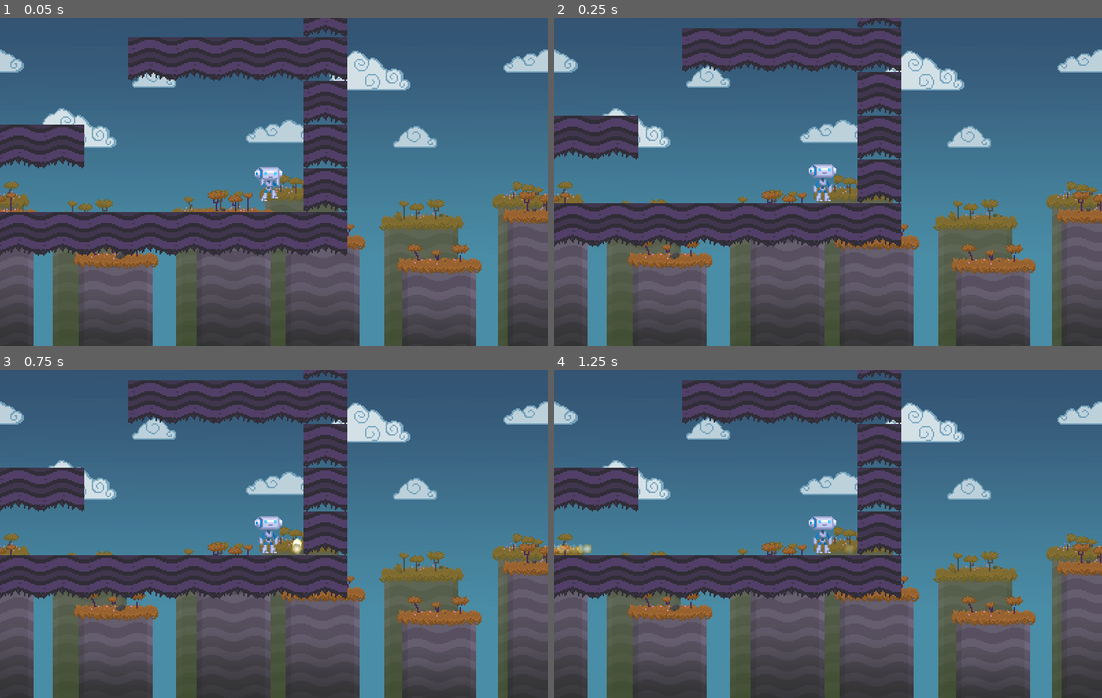
Above: before the commit, frames 1-4 (two rows, left to right).
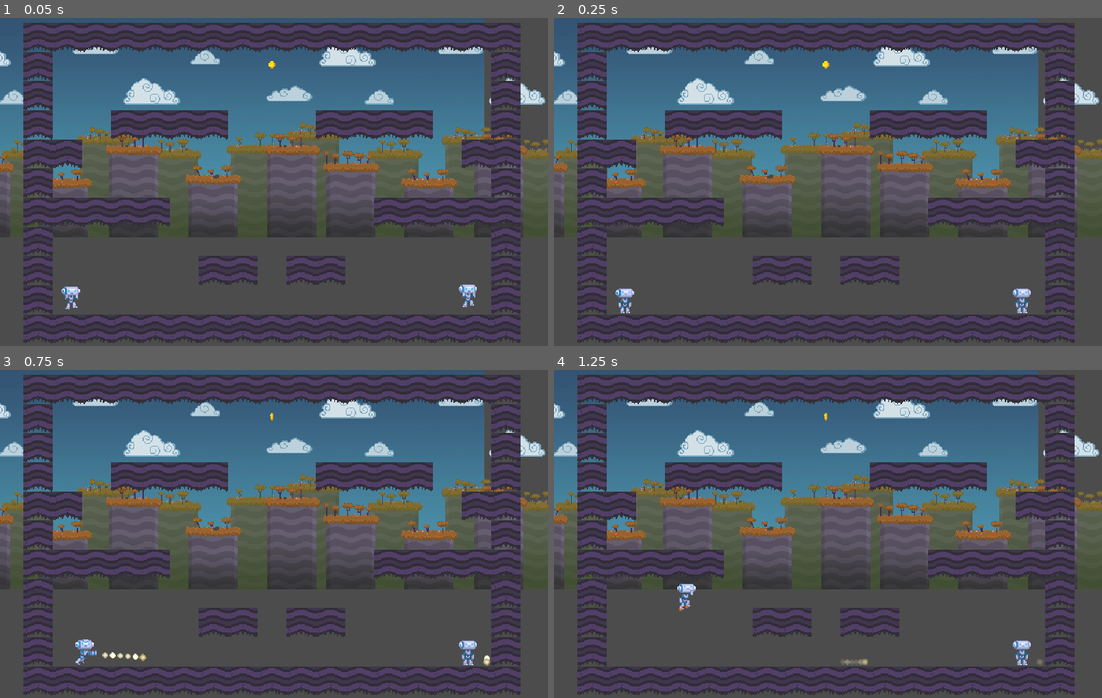
Above: after the commit, the same moments.

Repository: BrunoPardo3596/Desfragmentado
Game: Godot game, scene res://Stage.tscn
The game is run twice, just before and just after one commit, with the same random seed, the same clock (stepped at 60 frames per second) and the same inputs.
Inputs:
- Up to frame 1 (0.05 s): no input
- Up to frame 2 (0.25 s): no input
- Up to frame 3 (0.75 s): tap Enter (shoot2) at 0.5 s; hold Right (move_right) from 0.53 s (still down); tap Space (shoot) at 0.6 s
- Up to frame 4 (1.25 s): keep holding Right (move_right); tap Up (jump) at 0.77 s

The runs differ from the first frame. In frame 1, 66% of the frame differs, in the area x 0-100%, y 0-100%; in frame 2, 65%; in frame 3, 65%; in frame 4, 65%.

Commit message:
Fix camera

Diff:
--- /dev/null
+++ b/Camera2D.gd
@@ -0,0 +1,14 @@
+extends Camera2D
+
+# Declare member variables here. Examples:
+# var a = 2
+# var b = "text"
+
+# Called when the node enters the scene tree for the first time.
+func _ready():
+	Camera2D.ANCHOR_MODE_DRAG_CENTER
+	pass # Replace with function body.
+
+# Called every frame. 'delta' is the elapsed time since the previous frame.
+#func _process(delta):
+#	pass
--- a/Stage.tscn
+++ b/Stage.tscn
@@ -6,9 +6,10 @@
 [ext_resource path="res://platform/OneWayPlatform.tscn" type="PackedScene" id=4]
 [ext_resource path="res://player/Player.tscn" type="PackedScene" id=5]
 [ext_resource path="res://player/Player2.gd" type="Script" id=6]
-[ext_resource path="res://enemy/Enemy.tscn" type="PackedScene" id=7]
-[ext_resource path="res://background/ParallaxBg.tscn" type="PackedScene" id=8]
-[ext_resource path="res://audio/music.ogg" type="AudioStream" id=9]
+[ext_resource path="res://Camera2D.gd" type="Script" id=7]
+[ext_resource path="res://enemy/Enemy.tscn" type="PackedScene" id=8]
+[ext_resource path="res://background/ParallaxBg.tscn" type="PackedScene" id=9]
+[ext_resource path="res://audio/music.ogg" type="AudioStream" id=10]
 
 [node name="Stage" type="Node"]
 
@@ -30,126 +31,167 @@
 position = Vector2( 545.186, 2011.66 )
 
 [node name="Coin2" parent="Coins" instance=ExtResource( 2 )]
+visible = false
 position = Vector2( 704, 1179 )
 
 [node name="Coin3" parent="Coins" instance=ExtResource( 2 )]
+visible = false
 position = Vector2( 736, 1179 )
 
 [node name="Coin4" parent="Coins" instance=ExtResource( 2 )]
+visible = false
 position = Vector2( 1120, 992 )
 
 [node name="Coin5" parent="Coins" instance=ExtResource( 2 )]
+visible = false
 position = Vector2( 1152, 992 )
 
 [node name="Coin6" parent="Coins" instance=ExtResource( 2 )]
+visible = false
 position = Vector2( 1184, 992 )
 
 [node name="Coin7" parent="Coins" instance=ExtResource( 2 )]
+visible = false
 position = Vector2( 1216, 992 )
 
 [node name="Coin8" parent="Coins" instance=ExtResource( 2 )]
+visible = false
 position = Vector2( 1248, 992 )
 
 [node name="Coin9" parent="Coins" instance=ExtResource( 2 )]
+visible = false
 position = Vector2( 1568, 864 )
 
 [node name="Coin10" parent="Coins" instance=ExtResource( 2 )]
+visible = false
 position = Vector2( 1632, 864 )
 
 [node name="Coin11" parent="Coins" instance=ExtResource( 2 )]
+visible = false
 position = Vector2( 1169.44, 677.369 )
 
 [node name="Coin12" parent="Coins" instance=ExtResource( 2 )]
+visible = false
 position = Vector2( 1233.44, 677.369 )
 
 [node name="Coin13" parent="Coins" instance=ExtResource( 2 )]
+visible = false
 position = Vector2( 924.453, 566.264 )
 
 [node name="Coin14" parent="Coins" instance=ExtResource( 2 )]
+visible = false
 position = Vector2( 988.453, 566.264 )
 
 [node name="Coin15" parent="Coins" instance=ExtResource( 2 )]
+visible = false
 position = Vector2( 983.872, 336.653 )
 
 [node name="Coin16" parent="Coins" instance=ExtResource( 2 )]
+visible = false
 position = Vector2( 1047.87, 336.653 )
 
 [node name="Coin17" parent="Coins" instance=ExtResource( 2 )]
+visible = false
 position = Vector2( 1111.87, 336.653 )
 
 [node name="Coin18" parent="Coins" instance=ExtResource( 2 )]
+visible = false
 position = Vector2( 1111.87, 272.653 )
 
 [node name="Coin19" parent="Coins" instance=ExtResource( 2 )]
+visible = false
 position = Vector2( 1047.87, 272.653 )
 
 [node name="Coin20" parent="Coins" instance=ExtResource( 2 )]
+visible = false
 position = Vector2( 983.872, 272.653 )
 
 [node name="Coin21" parent="Coins" instance=ExtResource( 2 )]
+visible = false
 position = Vector2( 3726.65, 1102.79 )
 
 [node name="Coin22" parent="Coins" instance=ExtResource( 2 )]
+visible = false
 position = Vector2( 89.5989, 481.217 )
 
 [node name="Coin23" parent="Coins" instance=ExtResource( 2 )]
+visible = false
 position = Vector2( 3735.94, 1095.49 )
 
 [node name="Coin24" parent="Coins" instance=ExtResource( 2 )]
+visible = false
 position = Vector2( 3743.9, 1084.22 )
 
 [node name="Coin25" parent="Coins" instance=ExtResource( 2 )]
+visible = false
 position = Vector2( 3745.23, 1072.28 )
 
 [node name="Coin26" parent="Coins" instance=ExtResource( 2 )]
+visible = false
 position = Vector2( 3733.95, 1063.65 )
 
 [node name="Coin27" parent="Coins" instance=ExtResource( 2 )]
+visible = false
 position = Vector2( 3725.99, 1072.94 )
 
 [node name="Coin28" parent="Coins" instance=ExtResource( 2 )]
+visible = false
 position = Vector2( 88.272, 448.71 )
 
 [node name="Coin29" parent="Coins" instance=ExtResource( 2 )]
+visible = false
 position = Vector2( 79.6476, 457.334 )
 
 [node name="Coin30" parent="Coins" instance=ExtResource( 2 )]
+visible = false
 position = Vector2( 82.9647, 468.612 )
 
 [node name="Coin31" parent="Coins" instance=ExtResource( 2 )]
+visible = false
 position = Vector2( 2159.07, 1356.49 )
 
 [node name="Coin32" parent="Coins" instance=ExtResource( 2 )]
+visible = false
 position = Vector2( 2223.07, 1356.49 )
 
 [node name="Coin33" parent="Coins" instance=ExtResource( 2 )]
+visible = false
 position = Vector2( 2287.07, 1356.49 )
 
 [node name="Coin34" parent="Coins" instance=ExtResource( 2 )]
+visible = false
 position = Vector2( 2287.07, 1292.49 )
 
 [node name="Coin35" parent="Coins" instance=ExtResource( 2 )]
+visible = false
 position = Vector2( 2223.07, 1292.49 )
 
 [node name="Coin36" parent="Coins" instance=ExtResource( 2 )]
+visible = false
 position = Vector2( 2159.07, 1292.49 )
 
 [node name="Coin37" parent="Coins" instance=ExtResource( 2 )]
+visible = false
 position = Vector2( 4172.75, 605.058 )
 
 [node name="Coin38" parent="Coins" instance=ExtResource( 2 )]
+visible = false
 position = Vector2( 4236.75, 605.058 )
 
 [node name="Coin39" parent="Coins" instance=ExtResource( 2 )]
+visible = false
 position = Vector2( 4300.75, 605.058 )
 
 [node name="Coin40" parent="Coins" instance=ExtResource( 2 )]
+visible = false
 position = Vector2( 4300.75, 541.058 )
 
 [node name="Coin41" parent="Coins" instance=ExtResource( 2 )]
+visible = false
 position = Vector2( 4236.75, 541.058 )
 
 [node name="Coin42" parent="Coins" instance=ExtResource( 2 )]
+visible = false
 position = Vector2( 4172.75, 541.058 )
 
 [node name="Props" type="Node" parent="."]
@@ -224,42 +266,60 @@
 position = Vector2( 981.132, 2514.86 )
 script = ExtResource( 6 )
 
+[node name="Camera2D" type="Camera2D" parent="."]
+position = Vector2( 548.708, 2269.33 )
+current = true
+zoom = Vector2( 1.5, 1.5 )
+script = ExtResource( 7 )
+
 [node name="Enemies" type="Node" parent="."]
-
-[node name="Enemy1" parent="Enemies" instance=ExtResource( 7 )]
+editor/display_folded = true
+
+[node name="Enemy1" parent="Enemies" instance=ExtResource( 8 )]
+visible = false
 position = Vector2( 734.693, 1064.22 )
 
-[node name="Enemy2" parent="Enemies" instance=ExtResource( 7 )]
+[node name="Enemy2" parent="Enemies" instance=ExtResource( 8 )]
+visible = false
 position = Vector2( 813.673, 1328.74 )
 
-[node name="Enemy3" parent="Enemies" instance=ExtResource( 7 )]
+[node name="Enemy3" parent="Enemies" instance=ExtResource( 8 )]
+visible = false
 position = Vector2( 1125.21, 1053.06 )
 
-[node name="Enemy4" parent="Enemies" instance=ExtResource( 7 )]
+[node name="Enemy4" parent="Enemies" instance=ExtResource( 8 )]
+visible = false
 position = Vector2( 1292.11, 1059.24 )
 
-[node name="Enemy5" parent="Enemies" instance=ExtResource( 7 )]
+[node name="Enemy5" parent="Enemies" instance=ExtResource( 8 )]
+visible = false
 position = Vector2( 968.927, 766.466 )
 
-[node name="Enemy6" parent="Enemies" instance=ExtResource( 7 )]
+[node name="Enemy6" parent="Enemies" instance=ExtResource( 8 )]
+visible = false
 position = Vector2( 3080.34, 1807.61 )
 
-[node name="Enemy7" parent="Enemies" instance=ExtResource( 7 )]
+[node name="Enemy7" parent="Enemies" instance=ExtResource( 8 )]
+visible = false
 position = Vector2( 1457.6, 688.741 )
 
-[node name="Enemy8" parent="Enemies" instance=ExtResource( 7 )]
+[node name="Enemy8" parent="Enemies" instance=ExtResource( 8 )]
+visible = false
 position = Vector2( 1264.06, 571.713 )
 
-[node name="Enemy9" parent="Enemies" instance=ExtResource( 7 )]
+[node name="Enemy9" parent="Enemies" instance=ExtResource( 8 )]
+visible = false
 position = Vector2( 3590.85, 1114.86 )
 
-[node name="Enemy10" parent="Enemies" instance=ExtResource( 7 )]
+[node name="Enemy10" parent="Enemies" instance=ExtResource( 8 )]
+visible = false
 position = Vector2( 3546.2, 1356.19 )
 
-[node name="Enemy11" parent="Enemies" instance=ExtResource( 7 )]
+[node name="Enemy11" parent="Enemies" instance=ExtResource( 8 )]
+visible = false
 position = Vector2( 2215.3, 1429.39 )
 
-[node name="ParallaxBg" parent="." instance=ExtResource( 8 )]
+[node name="ParallaxBg" parent="." instance=ExtResource( 9 )]
 
 [node name="Label" type="Label" parent="."]
 margin_left = 12.0
@@ -272,5 +332,4 @@
 autowrap = true
 
 [node name="Music" type="AudioStreamPlayer" parent="."]
-stream = ExtResource( 9 )
-autoplay = true
+stream = ExtResource( 10 )
Not shown: 1 places in Stage.tscn that only renumber resources
